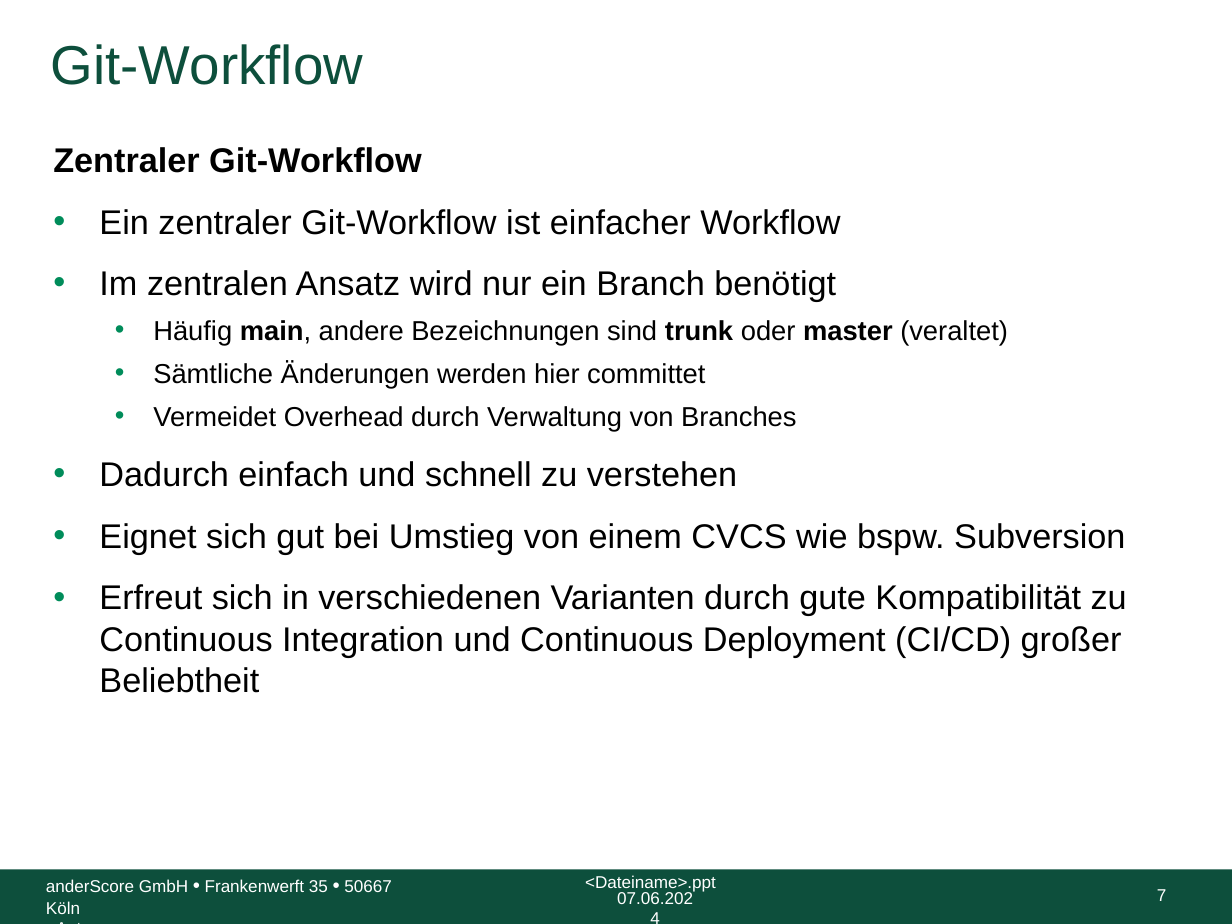
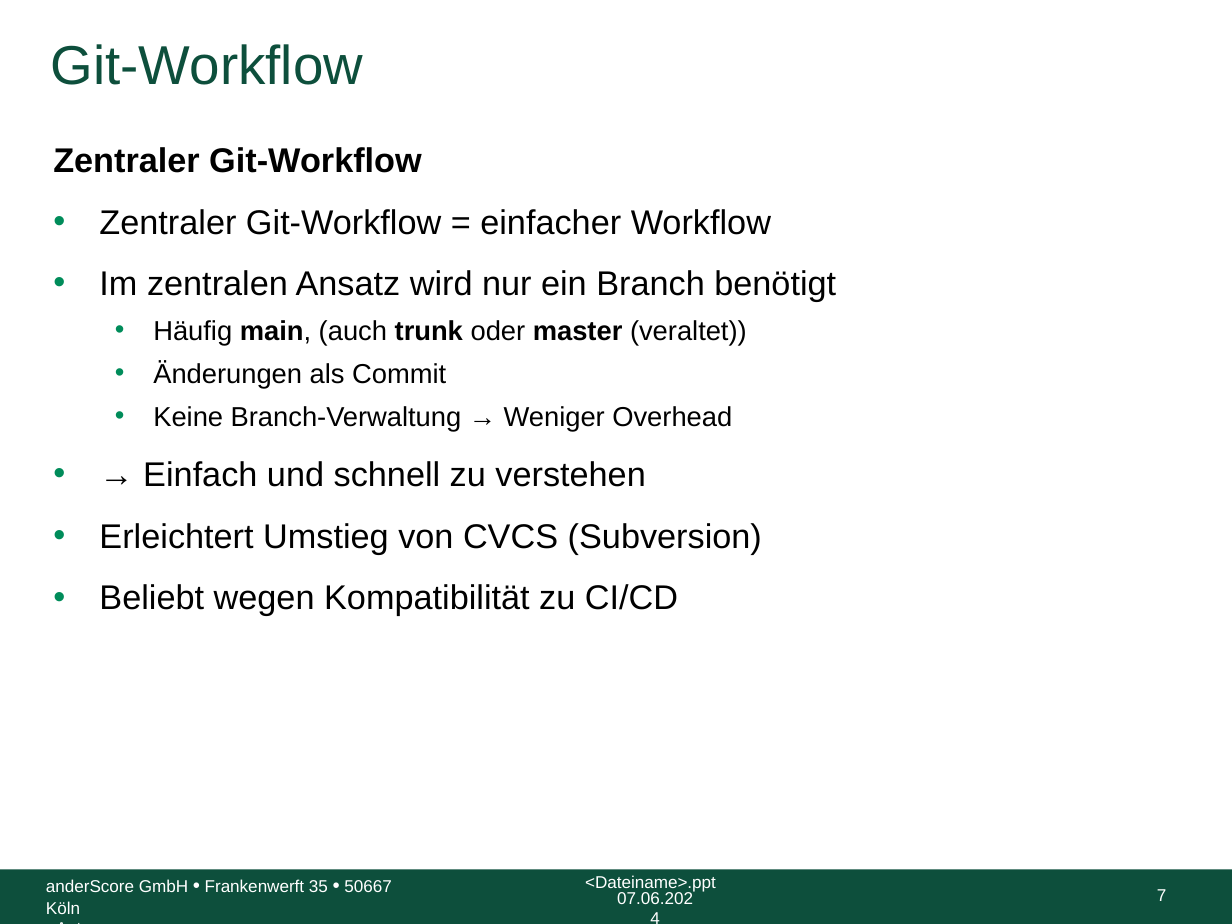
Before and after one commit to anderscore-gmbh/gitlab, a slide deck: slide 7 of slides/Tag-1_6-Git-Workflow-im-Team_Light.pptx. Drawn at 1232x924 pixels with LibreOffice and Linux fonts; fonts in the diff are those of the drawing; background and template pictures are left out. Boxes give left, top, right and bottom in pixels: in the first picture for what was removed or moved away, otherwise in the second. Text is boxed around its words. In the diff, an @@ line names an element or a change of style, - is before the commit and + after.

```diff
--- a/slides/Tag-1_6-Git-Workflow-im-Team_Light.pptx
+++ b/slides/Tag-1_6-Git-Workflow-im-Team_Light.pptx
@@ text at [99,209,771,235]: text changed @@
-• Ein zentraler Git-Workflow ist einfacher Workflow
+• Zentraler Git-Workflow = einfacher Workflow
@@ text at [99,320,762,616]: text changed; size 20 to 16 pt @@
-  • Häufig main, andere Bezeichnungen sind trunk oder master (veraltet)
-  • Sämtliche Änderungen werden hier committet
-  • Vermeidet Overhead durch Verwaltung von Branches
-• Dadurch einfach und schnell zu verstehen
-• Eignet sich gut bei Umstieg von einem CVCS wie bspw. Subversion
-• Erfreut sich in verschiedenen Varianten durch gute Kompatibilität zu Continuous Integration und Continuous Deployment (CI/CD) großer Beliebtheit
+  • Häufig main, (auch trunk oder master (veraltet))
+  • Änderungen als Commit
+  • Keine Branch-Verwaltung → Weniger Overhead
+• → Einfach und schnell zu verstehen
+• Erleichtert Umstieg von CVCS (Subversion)
+• Beliebt wegen Kompatibilität zu CI/CD
```
Also in this commit, not shown: 7 other slides changed.
